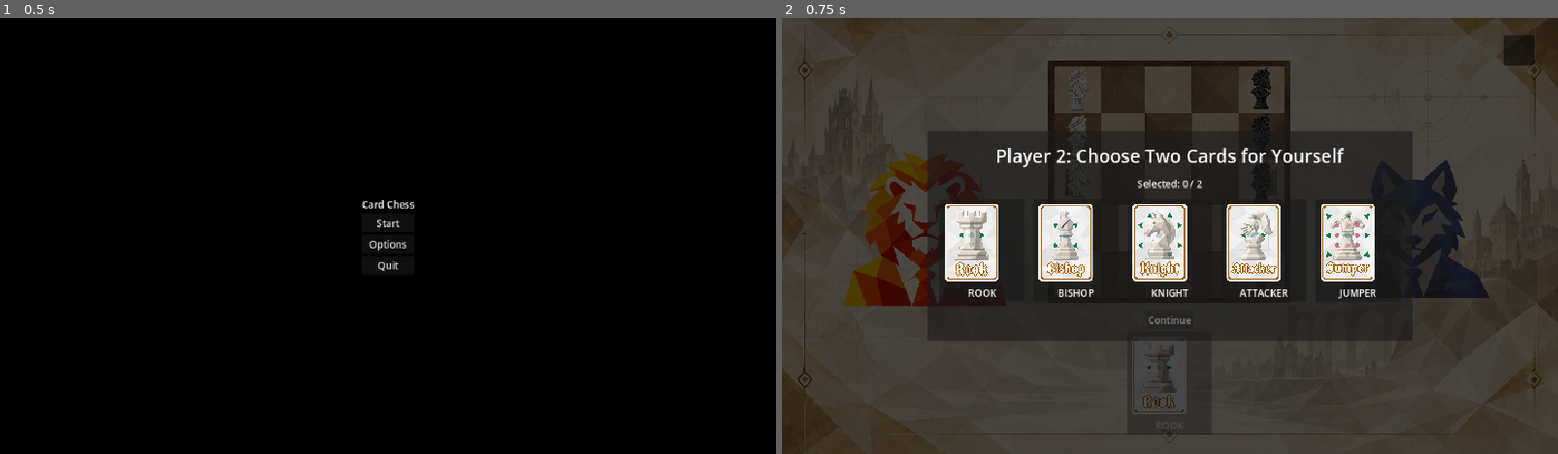
Above: before the commit, frames 1-2 (left to right).
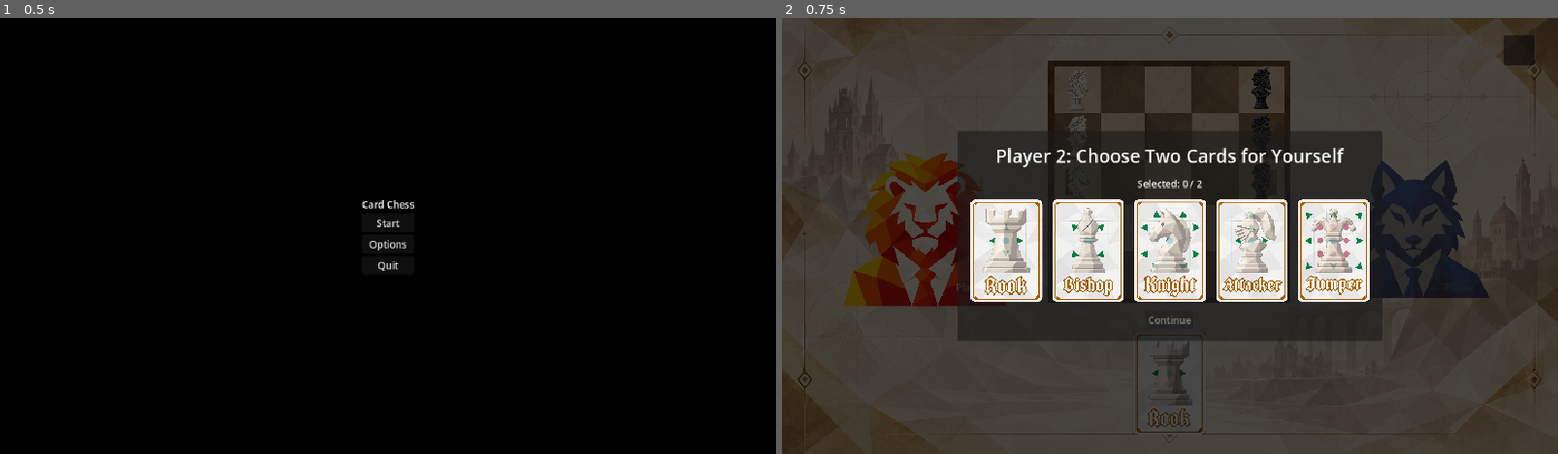
Above: after the commit, the same moments.

Repository: ryanh6/cardChess
Game: Godot game, scene res://scenes/main.tscn
Same seed, same stepped clock (60 frames per second), same inputs: the game is played once before the commit and once after it. The project has no main scene, so this scene is started directly.
Inputs:
- Up to frame 1 (0.5 s): no input
- Up to frame 2 (0.75 s): click "Start" at 0.5 s

Frame 1 is identical in both runs. In frame 2, 12% of the frame differs, in the area x 18-82%, y 26-96%.

Commit message:
Card visual UI rework
Removed name and card panel border, now it is just a card

Diff:
--- a/scenes/components/cardInterface.tscn
+++ b/scenes/components/cardInterface.tscn
@@ -3,34 +3,26 @@
 [ext_resource type="Script" uid="uid://bbuf1cl4b61q2" path="res://scripts/interface/cardInterface.gd" id="1_3fec2"]
 
 [node name="CardPanel" type="Button" unique_id=965759258]
-custom_minimum_size = Vector2(140, 170)
-offset_right = 140.0
+custom_minimum_size = Vector2(120, 170)
+offset_right = 100.0
 offset_bottom = 170.0
 script = ExtResource("1_3fec2")
 
 [node name="CardIcon" type="TextureRect" parent="." unique_id=1366594272]
 unique_name_in_owner = true
-layout_mode = 0
-offset_left = 8.0
-offset_top = 8.0
-offset_right = 132.0
-offset_bottom = 136.0
-expand_mode = 1
-stretch_mode = 4
-
-[node name="CardName" type="Label" parent="." unique_id=364786018]
-unique_name_in_owner = true
-layout_mode = 0
-offset_top = 140.0
-offset_right = 140.0
-offset_bottom = 170.0
-horizontal_alignment = 1
-vertical_alignment = 1
+layout_mode = 1
+anchors_preset = 15
+anchor_right = 1.0
+anchor_bottom = 1.0
+grow_horizontal = 2
+grow_vertical = 2
+expand_mode = 2
+stretch_mode = 5
 
 [node name="SelectedBorder" type="Panel" parent="." unique_id=554412221]
 unique_name_in_owner = true
 visible = false
 layout_mode = 0
-offset_right = 140.0
+offset_right = 120.0
 offset_bottom = 170.0
 mouse_filter = 2
--- a/scenes/screens/gameScreen.tscn
+++ b/scenes/screens/gameScreen.tscn
@@ -55,6 +55,7 @@
 
 [node name="Player1Hand" type="HBoxContainer" parent="MainMargin/MainRows/Player1Column" unique_id=536068488]
 layout_mode = 2
+theme_override_constants/separation = 10
 
 [node name="Player1Card1" parent="MainMargin/MainRows/Player1Column/Player1Hand" unique_id=965759258 instance=ExtResource("3_jys3q")]
 unique_name_in_owner = true
@@ -116,6 +117,7 @@
 
 [node name="Player2Hand" type="HBoxContainer" parent="MainMargin/MainRows/Player2Column" unique_id=670264337]
 layout_mode = 2
+theme_override_constants/separation = 10
 
 [node name="Player2Card1" parent="MainMargin/MainRows/Player2Column/Player2Hand" unique_id=1017336691 instance=ExtResource("3_jys3q")]
 unique_name_in_owner = true
--- a/scripts/interface/cardInterface.gd
+++ b/scripts/interface/cardInterface.gd
@@ -6,7 +6,6 @@
 var cardType: Card.type = Card.type.ROOK
 
 @onready var cardIcon: TextureRect = %CardIcon
-@onready var cardName: Label = %CardName
 @onready var border: Panel = %SelectedBorder
 
 func _ready() -> void:
@@ -19,7 +18,6 @@
 
 func refresh() -> void:
 	cardIcon.texture = Card.getIcon(cardType)
-	cardName.text = Card.getName(cardType)
 
 func setCardType(newCardType: Card.type) -> void:
 	cardType = newCardType
